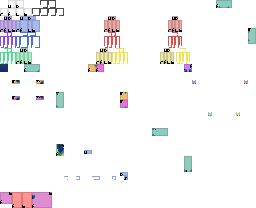
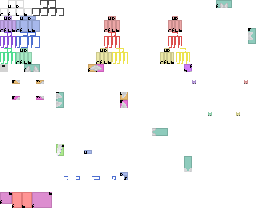
Comparing the layer stacks of the two 256x208 images. Changes:
added layer "fennec_white" above "mer" over (0, 3, 253, 199)
hid "mer", painted on it over (0, 3, 250, 199)
